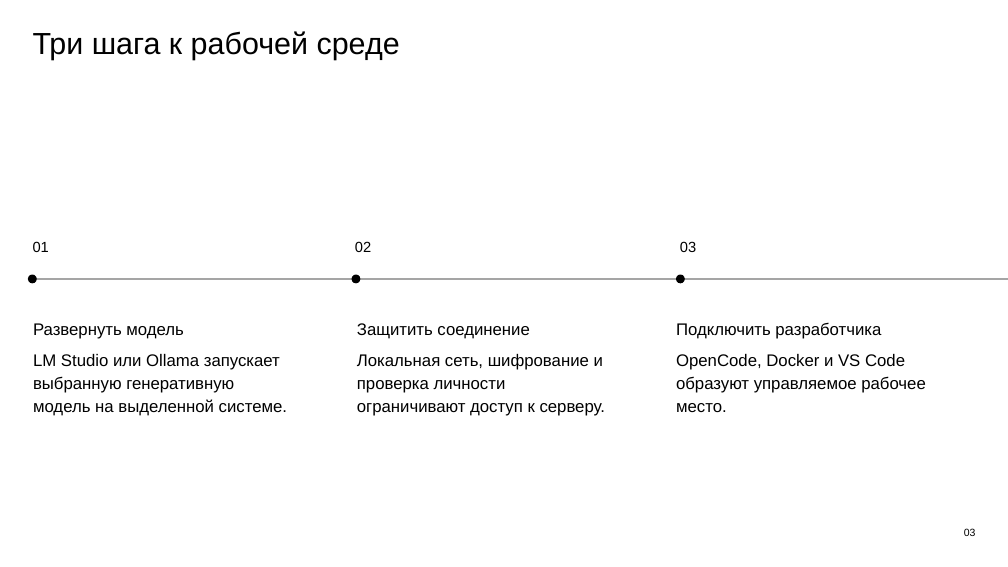
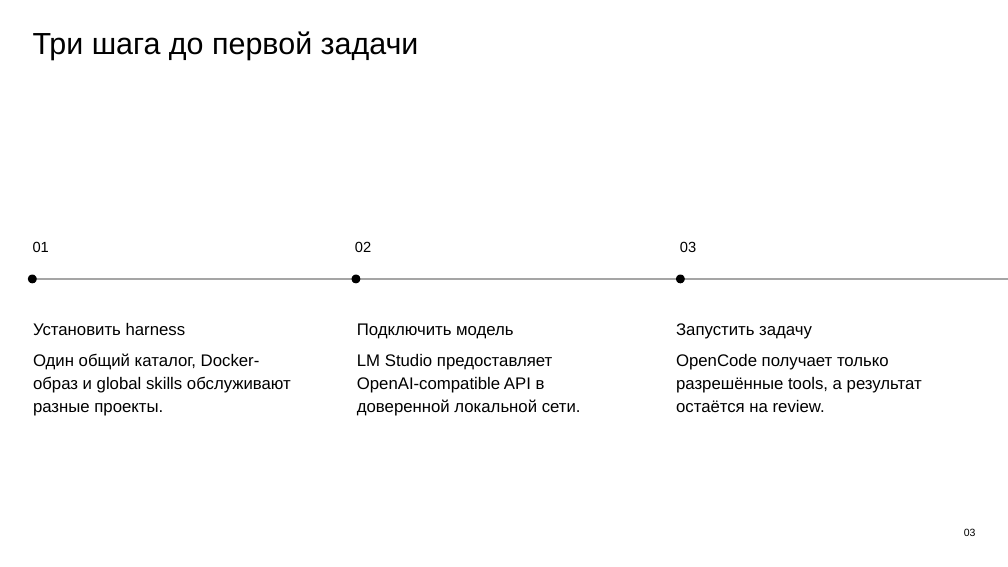
Before and after one commit to Vlodzimej/iona, a slide deck: slide 3 of docs/presentation/ionic-llm-harness-overview.pptx. Drawn at 1008x567 pixels with LibreOffice and Linux fonts; fonts in the diff are those of the drawing. Boxes give left, top, right and bottom in pixels: in the first picture for what was removed or moved away, otherwise in the second. Text is boxed around its words. In the diff, an @@ line names an element or a change of style, - is before the commit and + after.

Commit message:
feat(harness): harden local model visual workflows

```diff
--- a/docs/presentation/ionic-llm-harness-overview.pptx
+++ b/docs/presentation/ionic-llm-harness-overview.pptx
@@ text at (x1=33, y1=31, x2=419, y2=60): text changed @@
-Три шага к рабочей среде
+Три шага до первой задачи
@@ text at (x1=33, y1=323, x2=291, y2=416): text changed @@
-Развернуть модель
-LM Studio или Ollama запускает выбранную генеративную модель на выделенной системе.
+Установить harness
+Один общий каталог, Docker-образ и global skills обслуживают разные проекты.
@@ text at (x1=357, y1=323, x2=581, y2=416): text changed @@
-Защитить соединение
-Локальная сеть, шифрование и проверка личности ограничивают доступ к серверу.
+Подключить модель
+LM Studio предоставляет OpenAI-compatible API в доверенной локальной сети.
@@ text at (x1=676, y1=323, x2=922, y2=412): text changed @@
-Подключить разработчика
-OpenCode, Docker и VS Code образуют управляемое рабочее место.
+Запустить задачу
+OpenCode получает только разрешённые tools, а результат остаётся на review.
```
Also in this commit, not shown: 9 other slides changed, 5 slides added, 5 slides removed, 36 other files.
